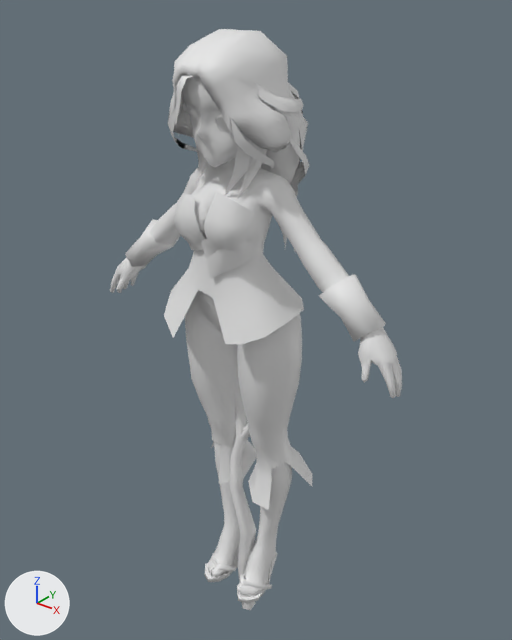
The FBX model project_1/Assets/Assets/girl.FBX: old version first, new version second.
Both versions are drawn from a 50 mm camera at (1.009, -1.216, 1.588) aimed at (-0.023, 0.075, 0.788). The axes (+X, +Y, +Z) are drawn at lower left. The lights are the same throughout. Materials are left out; every surface is plain grey. Where no turn or scale is listed for an object, it has been applied to the vertices. Vertices at the same position are counted once.

In view in the first picture: 'm_humanw_0000_face', 'm_humanw_0000_hair', 'm_humanw_0100_arm', 'm_humanw_0100_body', 'm_humanw_0100_leg', 'm_sword_0000'.
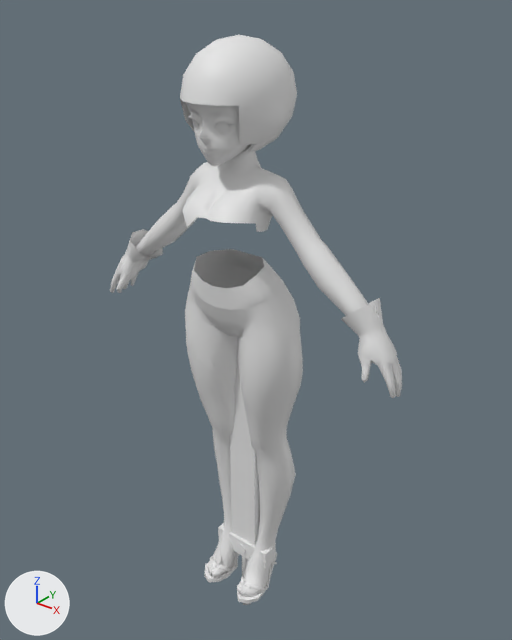
Changed parts and their boxes [x1, y1, x2, y2] in the pictures (512 x 640 px; the box of a moved part takes in the faces that stretch with it):
'm_humanw_0100_leg', reshaped
    before: [185, 294, 312, 604]
    after: [185, 264, 303, 604]
'm_humanw_0100_body', deleted
    before: [150, 157, 349, 344]
'm_humanw_0101_body', added
    after: [135, 144, 369, 316]
'm_humanw_0000_hair', deleted
    before: [168, 29, 309, 251]
'm_humanw_0000_face', reshaped
    before: [183, 77, 247, 167]
    after: [180, 35, 297, 166]
'm_humanw_0100_arm', reshaped
    before: [110, 219, 402, 398]
    after: [110, 229, 402, 398]
'm_sword_0001', added
    after: [218, 337, 275, 605]
'm_sword_0000', deleted
    before: [229, 381, 256, 610]
part 1 of me_mesh_005, rebuilt
    before: [319, 274, 386, 341]
    after: [352, 298, 379, 317]
part 2 of me_mesh_005, rebuilt
    before: [125, 219, 179, 267]
    after: [130, 229, 163, 259]
part 3 of me_mesh_005, moved or reshaped
    before: [358, 327, 397, 359]
    after: [341, 298, 397, 359]
part 4 of me_mesh_005, moved or reshaped
    before: [117, 257, 146, 274]
    after: [117, 238, 158, 273]
part 5 of me_mesh_004, rebuilt
    before: [243, 580, 272, 589]
    after: [241, 576, 265, 591]
part 6 of me_mesh_004, rebuilt
    before: [211, 553, 219, 566]
    after: [210, 556, 231, 571]
part 7 of me_mesh_004, moved or reshaped
    before: [185, 294, 312, 604]
    after: [185, 264, 303, 604]
part 8 of me_mesh_002, moved or reshaped
    before: [216, 118, 230, 133]
    after: [217, 123, 229, 135]
part 9 of me_mesh_002, moved or reshaped
    before: [208, 107, 219, 111]
    after: [209, 111, 225, 117]
part 10 of me_mesh_002, moved or reshaped
    before: [190, 114, 197, 128]
    after: [193, 120, 199, 131]
part 11 of me_mesh_002, rebuilt
    before: [183, 77, 247, 167]
    after: [187, 102, 249, 166]
part 12 of me_mesh_002, added
    after: [180, 35, 297, 152]

Diff of the bpy script that builds the scene:
```diff
--- a/project_1/Assets/Assets/girl.FBX.py
+++ b/project_1/Assets/Assets/girl.FBX.py
@@ me_mesh_002 @@
-me_mesh_002.from_pydata(...)  # 327 vertices, 426 faces; spans x -0.1..0.1, y -0.147..0.058, z 1.221..1.448
+me_mesh_002.from_pydata(...)  # 445 vertices, 538 faces; spans x -0.114..0.114, y -0.15..0.129, z 1.223..1.479
+# me_mesh_002 part 8: the loose piece of 11 vertices spanning x 0.027..0.059, y -0.118..-0.103, z 1.3..1.343 is scaled about its middle by 0.769, then moved by (-0.005, 0.002, -0.009)
+# me_mesh_002 part 9: the loose piece of 7 vertices spanning x 0.015..0.058, y -0.13..-0.119, z 1.343..1.359 is scaled about its middle by 0.888, then moved by (-0.004, 0.003, -0.013)
+# me_mesh_002 part 10: the loose piece of 11 vertices spanning x -0.059..-0.027, y -0.118..-0.103, z 1.3..1.343 is scaled about its middle by 0.769, then moved by (0.005, 0.002, -0.009)
+# me_mesh_002 part 11: the loose piece of 291 vertices spanning x -0.1..0.1, y -0.147..0.058, z 1.221..1.448 is rebuilt with 307 vertices and now spans x -0.088..0.088, y -0.141..0.041, z 1.223..1.424
+# me_mesh_002 part 12: a new loose piece of 102 vertices spanning x -0.114..0.114, y -0.15..0.129, z 1.246..1.479
@@ me_mesh_004 @@
-me_mesh_004.from_pydata(...)  # 629 vertices, 682 faces; spans x -0.166..0.177, y -0.105..0.146, z -0.004..0.937
+me_mesh_004.from_pydata(...)  # 554 vertices, 645 faces; spans x -0.165..0.165, y -0.105..0.091, z -0.005..0.937
+# me_mesh_004 part 5: the loose piece of 28 vertices spanning x 0.044..0.105, y -0.079..-0.006, z -0.002..0.046 is rebuilt with 25 vertices and now spans x 0.026..0.1, y -0.078..-0.03, z 0.008..0.041
+# me_mesh_004 part 6: the loose piece of 28 vertices spanning x -0.105..-0.044, y -0.079..-0.006, z -0.002..0.046 is rebuilt with 25 vertices and now spans x -0.1..-0.026, y -0.078..-0.03, z 0.008..0.041
+# me_mesh_004 part 7: 38 vertices moved within x -0.101..0.101, y -0.095..0.061, z -0.004..0.867; 514 vertices removed from x -0.166..0.177, y -0.105..0.146, z -0.004..0.899; 417 vertices added at x -0.165..0.165, y -0.105..0.091, z -0.005..0.935
@@ me_mesh_005 @@
-me_mesh_005.from_pydata(...)  # 292 vertices, 560 faces; spans x -0.444..0.444, y -0.074..0.042, z 0.782..1.023
+me_mesh_005.from_pydata(...)  # 300 vertices, 542 faces; spans x -0.444..0.444, y -0.074..0.036, z 0.782..0.98
+# me_mesh_005 part 1: the loose piece of 18 vertices spanning x 0.236..0.388, y -0.061..0.042, z 0.887..1.023 is rebuilt with 17 vertices and now spans x 0.292..0.383, y -0.05..0.036, z 0.898..0.98
+# me_mesh_005 part 2: the loose piece of 18 vertices spanning x -0.388..-0.236, y -0.061..0.042, z 0.887..1.023 is rebuilt with 18 vertices and now spans x -0.383..-0.292, y -0.05..0.036, z 0.898..0.98
+# me_mesh_005 part 3: 2 vertices moved from x 0.351..0.381, y -0.042..-0.039, z 0.901..0.905 to x 0.351..0.389, y -0.045..-0.043, z 0.904..0.91; 21 vertices removed from x 0.3..0.412, y -0.039..0.026, z 0.803..0.97; 25 vertices added at x 0.292..0.411, y -0.051..0.036, z 0.804..0.98
+# me_mesh_005 part 4: 2 vertices moved from x -0.381..-0.351, y -0.042..-0.039, z 0.901..0.905 to x -0.389..-0.351, y -0.045..-0.043, z 0.904..0.91; 20 vertices removed from x -0.394..-0.3, y -0.039..0.026, z 0.882..0.97; 25 vertices added at x -0.396..-0.292, y -0.051..0.036, z 0.881..0.98
@@ ob_m_humanw_0100_body @@
-ob_m_humanw_0100_body = bpy.data.objects.new('m_humanw_0100_body', me_mesh_003)
@@ ob_m_humanw_0000_hair @@
-ob_m_humanw_0000_hair = bpy.data.objects.new('m_humanw_0000_hair', me_mesh)
@@ ob_m_sword_0000 @@
-ob_m_sword_0000 = bpy.data.objects.new('m_sword_0000', me_mesh_001)
@@ ob_m_humanw_0101_body @@
+ob_m_humanw_0101_body = bpy.data.objects.new('m_humanw_0101_body', me_mesh_002_1)  # 287 vertices, 318 faces; spans x -0.373..0.373, y -0.139..0.063, z 0.897..1.274
+ob_m_humanw_0101_body.location = (0.0, 0.0, 0.0)
@@ ob_m_sword_0001 @@
+ob_m_sword_0001 = bpy.data.objects.new('m_sword_0001', me_mesh_1)  # 38 vertices, 56 faces; spans x -0.088..0.089, y -0.025..0.025, z -0.13..0.819
+ob_m_sword_0001.location = (0.0, 0.0, 0.0)
```
